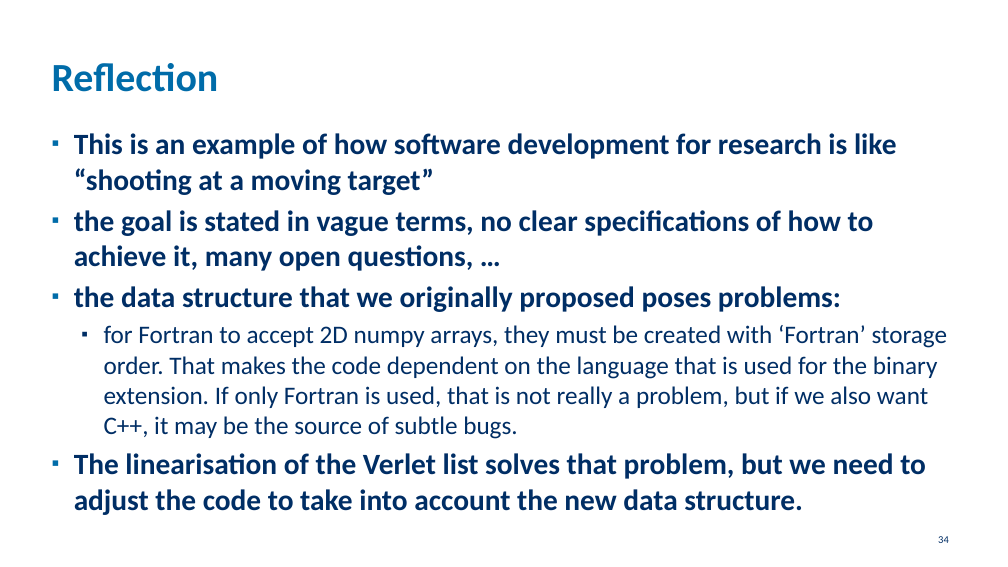
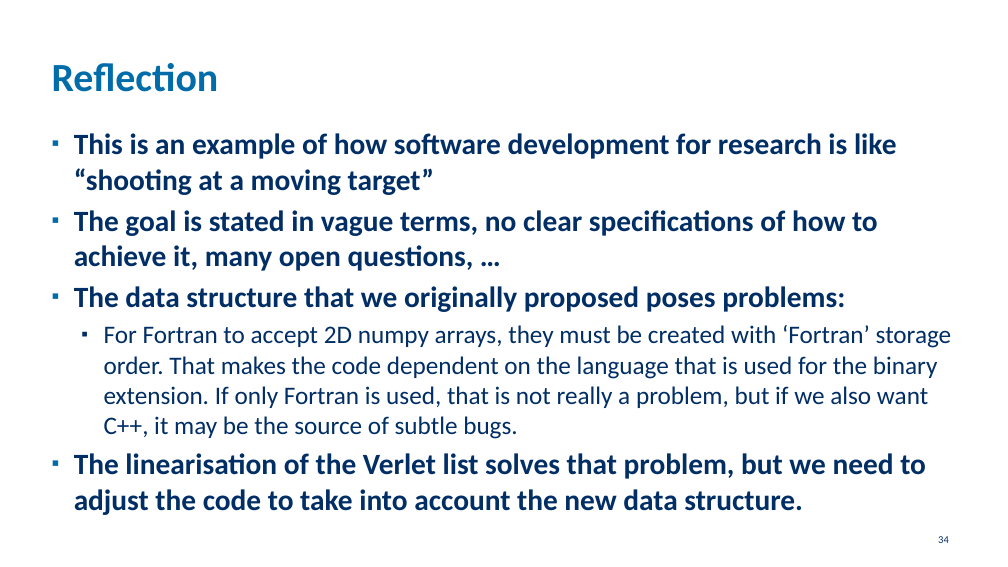
Before and after one commit to etijskens/pp, a slide deck: slide 34 of assignment-2021/assignment-2021.pptx. Drawn at 1008x567 pixels with LibreOffice and Linux fonts; fonts in the diff are those of the drawing; background and template pictures are left out. Boxes give left, top, right and bottom in pixels: in the first picture for what was removed or moved away, otherwise in the second. Text is boxed around its words. In the diff, an @@ line names an element or a change of style, - is before the commit and + after.

```diff
--- a/assignment-2021/assignment-2021.pptx
+++ b/assignment-2021/assignment-2021.pptx
@@ text at [74, 210, 952, 439]: text changed @@
-▪ the goal is stated in vague terms, no clear specifications of how to achieve it, many open questions, …
-▪ the data structure that we originally proposed poses problems:
-  ▪ for Fortran to accept 2D numpy arrays, they must be created with ‘Fortran’ storage order. That makes the code dependent on the language that is used for the binary extension. If only Fortran is used, that is not really a problem, but if we also want C++, it may be the source of subtle bugs.
+▪ The goal is stated in vague terms, no clear specifications of how to achieve it, many open questions, …
+▪ The data structure that we originally proposed poses problems:
+  ▪ For Fortran to accept 2D numpy arrays, they must be created with ‘Fortran’ storage order. That makes the code dependent on the language that is used for the binary extension. If only Fortran is used, that is not really a problem, but if we also want C++, it may be the source of subtle bugs.
```
Also in this commit, not shown: 8 slides added, 1 other file.
